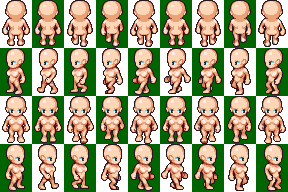
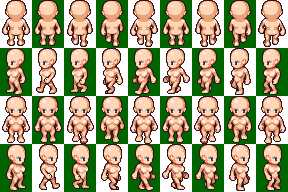
Layer changes from the first 288px x 192px image to the second:
painted on "lady_sprites" over [5, 48, 283, 191]
